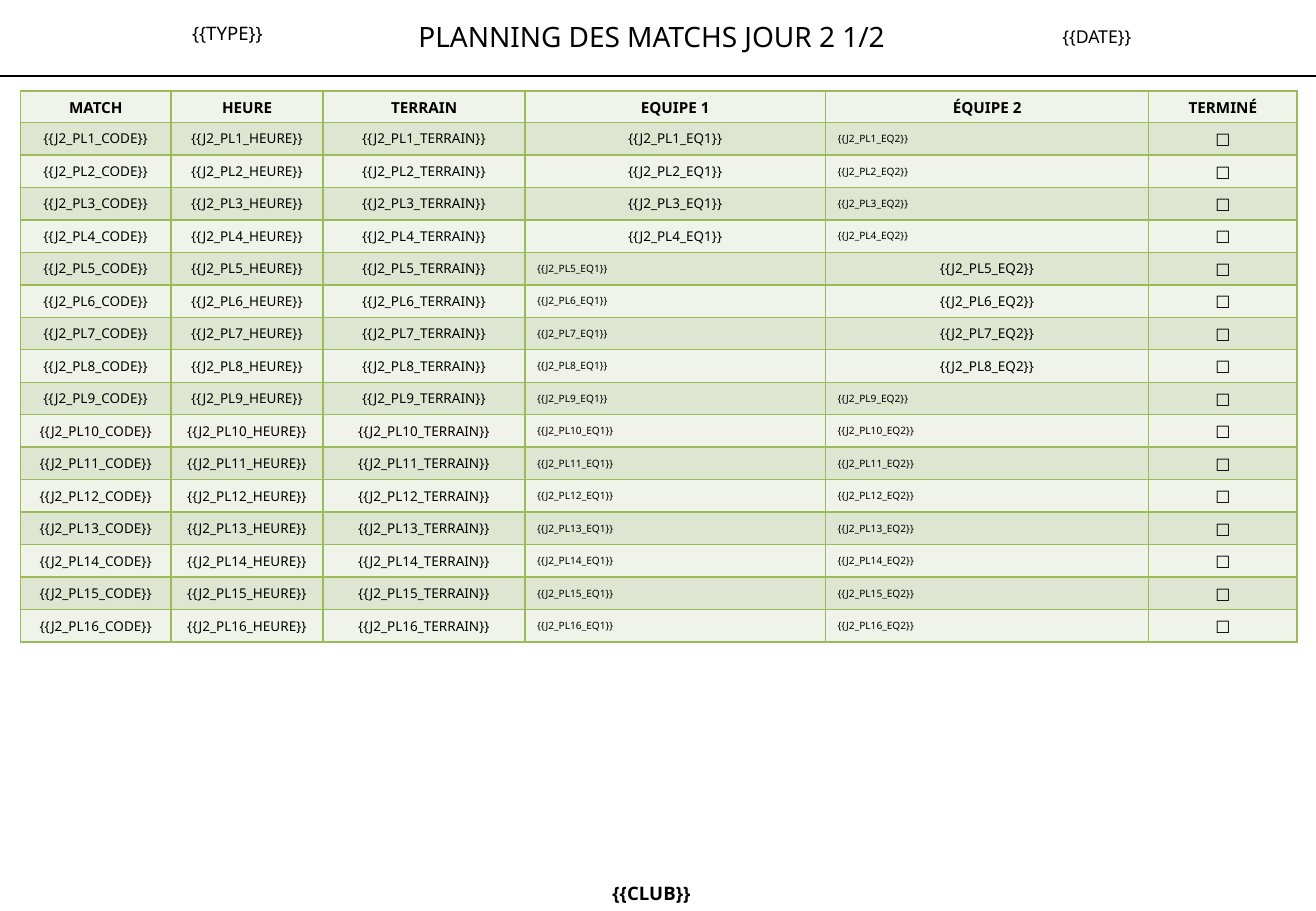
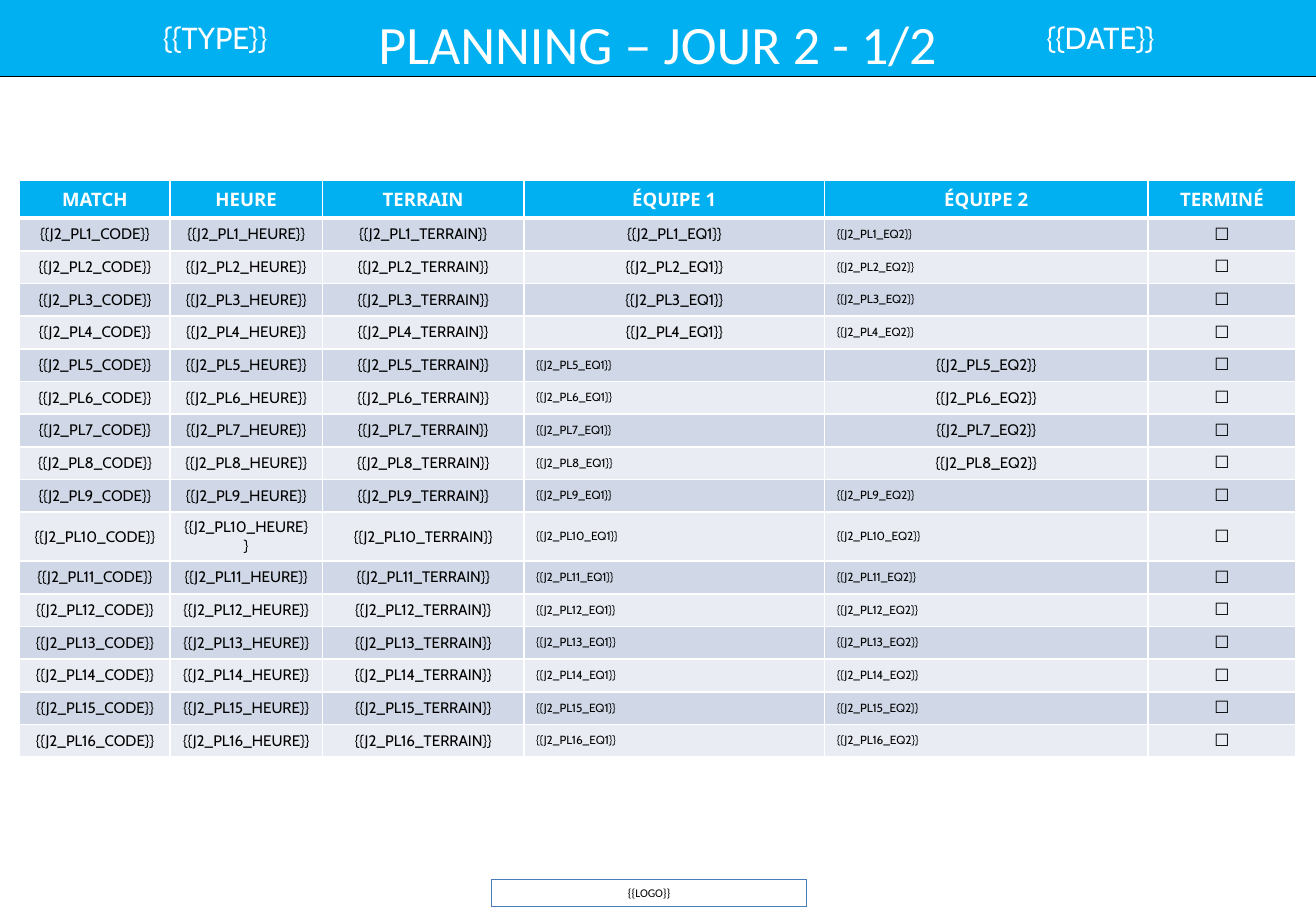
Before and after one commit to remidifranciaperso-bit/tournament-manager, a slide deck: slide 15 of templates bleus/Template_24_poules_2J.pptx (slide 13 before the commit). Drawn at 1316x911 pixels with LibreOffice and Linux fonts; fonts in the diff are those of the drawing. Boxes give left, top, right and bottom in pixels: in the first picture for what was removed or moved away, otherwise in the second. Text is boxed around its words. In the diff, an @@ line names an element or a change of style, - is before the commit and + after.

```diff
--- a/templates bleus/Template_24_poules_2J.pptx
+++ b/templates bleus/Template_24_poules_2J.pptx
@@ text "{{TYPE}}" at bbox=[163, 26, 267, 53]: size 11 to 18 pt, font Noto Sans to Cabin, text colour #000000 to #FFFFFF @@
@@ rectangle added at bbox=[0, 0, 1316, 77], fill #00B0F0, outline #000000 1 pt @@
@@ text at bbox=[378, 26, 936, 78]: text changed; size 16.5 to 32 pt; font Noto Sans to Calibri; text colour #000000 to #FFFFFF @@
-PLANNING DES MATCHS JOUR 2 1/2
+PLANNING – JOUR 2 - 1/2
@@ text "{{DATE}}": place and size @@
-text "{{DATE}}" at bbox=[1062, 30, 1131, 46]
+text "{{DATE}}" at bbox=[1046, 26, 1154, 53]
@@ text "{{DATE}}" at bbox=[1046, 26, 1154, 53]: size 10.5 to 18 pt, font Noto Sans to Cabin, text colour #000000 to #FFFFFF @@
@@ line removed from (0, 75) to (1316, 75) @@
@@ table at bbox=[19, 181, 1295, 753] @@
-row 1, column 4: EQUIPE 1
+row 1, column 4: ÉQUIPE 1
@@ fill #EFF3EA to #00B0F0 in row 1 @@
@@ fill #DEE7D1 to #D0D8E8 in 48 cells @@
@@ fill #EFF3EA to #E9EDF4 in 48 cells @@
@@ size 9 to 11 pt, text colour #000000 to #FFFFFF in "MATCH", "HEURE", "TERRAIN", "ÉQUIPE 2" and 1 more places @@
@@ size 8 to 9 pt in "{{J2_PL1_CODE}}", "{{J2_PL1_HEURE}}", "{{J2_PL1_TERRAIN}}", "{{J2_PL1_EQ1}}" and 52 more places @@
@@ font Noto Sans to Cabin @@
@@ size 6 to 7 pt in "{{J2_PL1_EQ2}}", "{{J2_PL2_EQ2}}", "{{J2_PL3_EQ2}}", "{{J2_PL4_EQ2}}" and 20 more places @@
@@ font Noto Sans to Calibri in "☐", "☐", "☐", "☐" and 12 more places @@
@@ borders changed @@
@@ table: place and size @@
-table at bbox=[21, 91, 1297, 642]
+table at bbox=[19, 181, 1295, 753]
@@ rectangle added at bbox=[492, 880, 808, 906], outline #4B7EBC 0 pt, 7 pt, text #000000 @@
+{{LOGO}}
@@ text removed at bbox=[612, 886, 690, 903] @@
-{{CLUB}}
```
Also in this commit, not shown: 14 other slides changed, 2 slides added, 1 slide removed, 8 other files.
